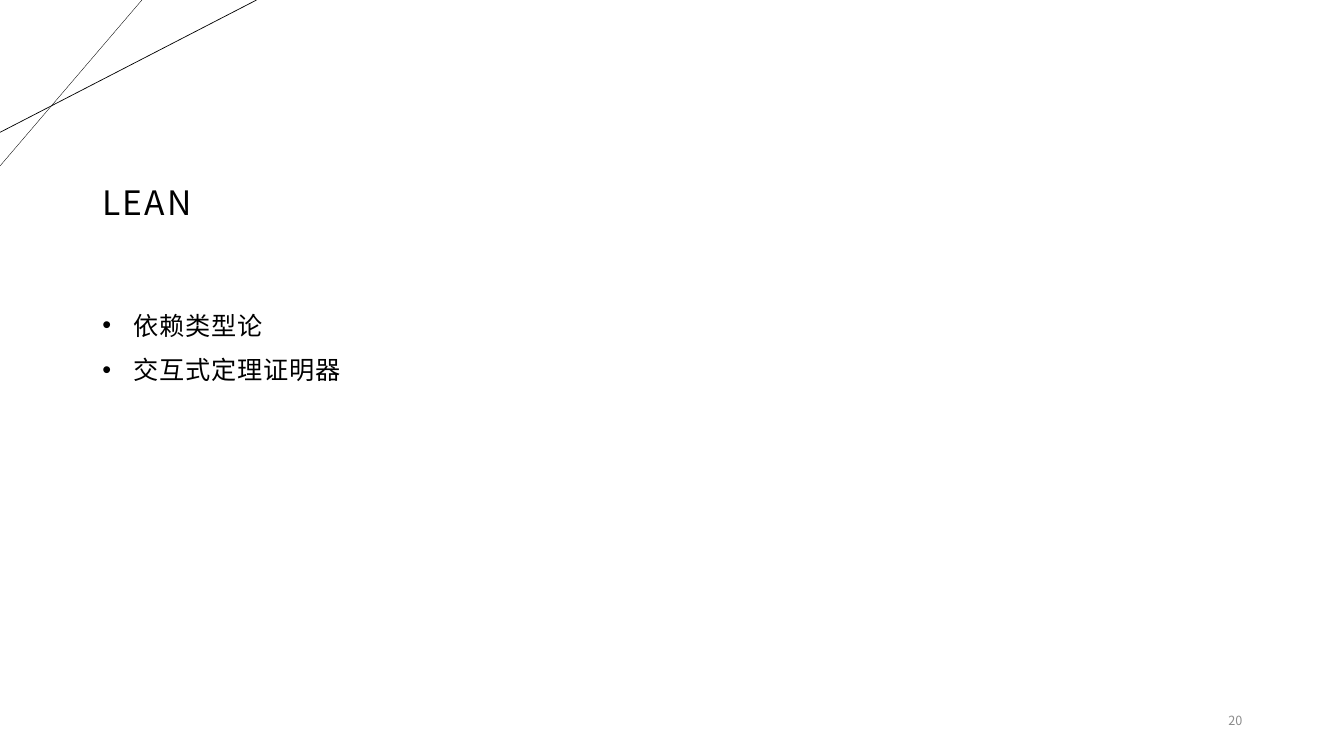
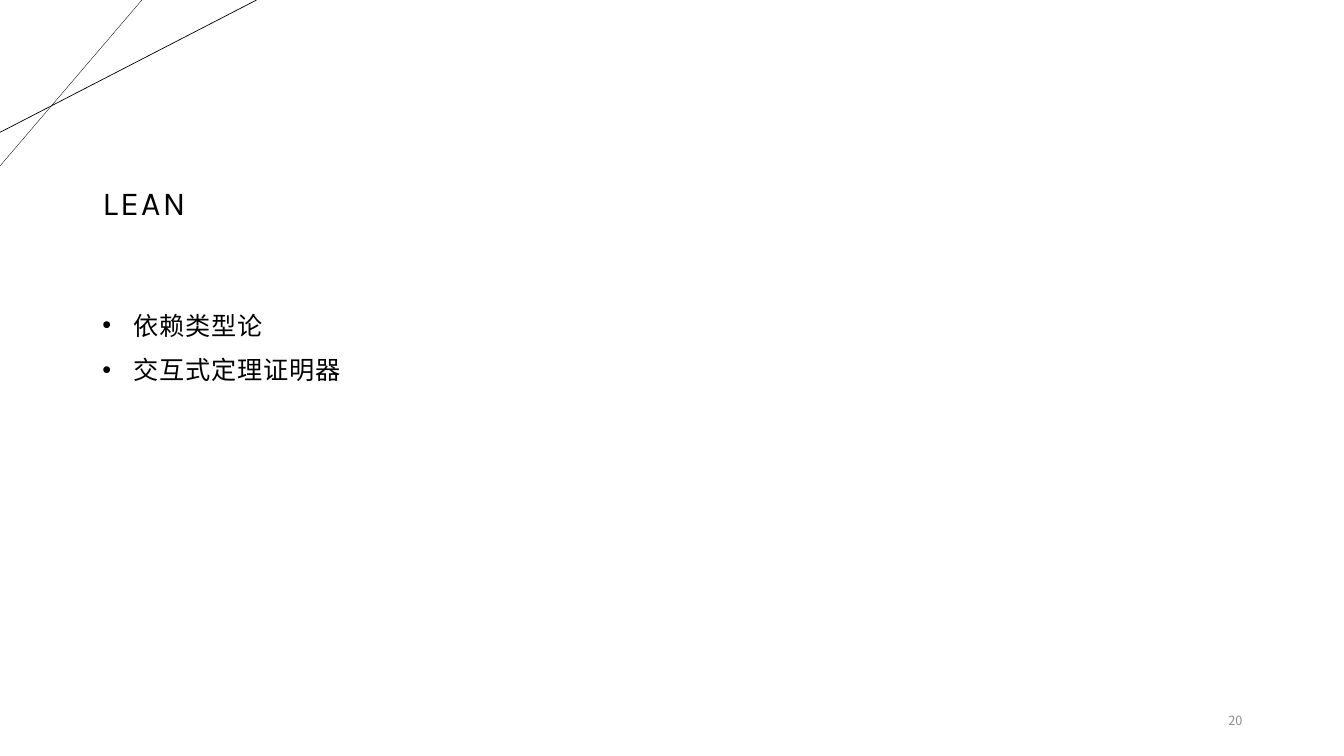
Before and after one commit to Yu-Misaka/minicourse, a slide deck: slide 20 of XJTU/形式化验证和Lean.pptx. Drawn at 1344x756 pixels with LibreOffice and Linux fonts; fonts in the diff are those of the drawing; grey boxes stand for pictures. Boxes give left, top, right and bottom in pixels: in the first picture for what was removed or moved away, otherwise in the second. Text is boxed around its words. In the diff, an @@ line names an element or a change of style, - is before the commit and + after.

```diff
--- a/XJTU/形式化验证和Lean.pptx
+++ b/XJTU/形式化验证和Lean.pptx
@@ title "LEAN" at (102,194,185,215): font Noto Sans CJK SC to Karla @@
```
Also in this commit, not shown: 1 other slide changed, 1 slide added, 3 other files.
